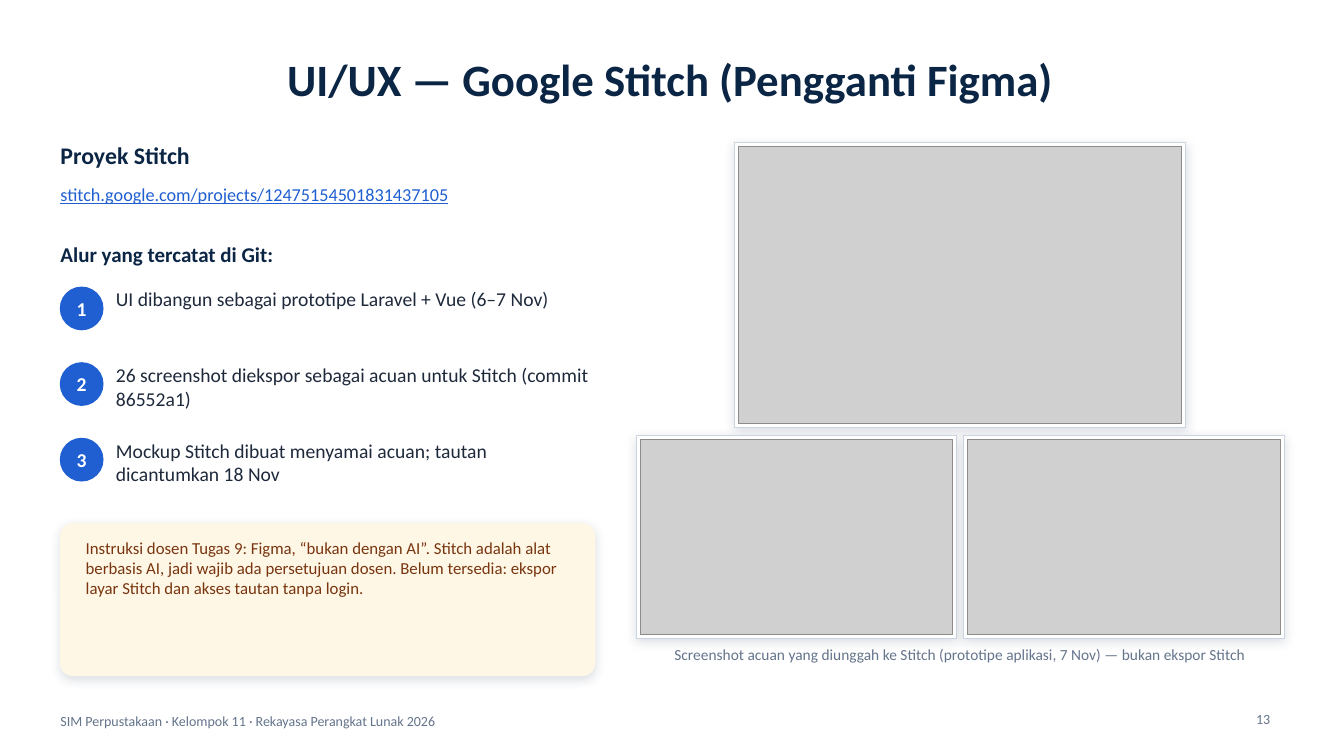
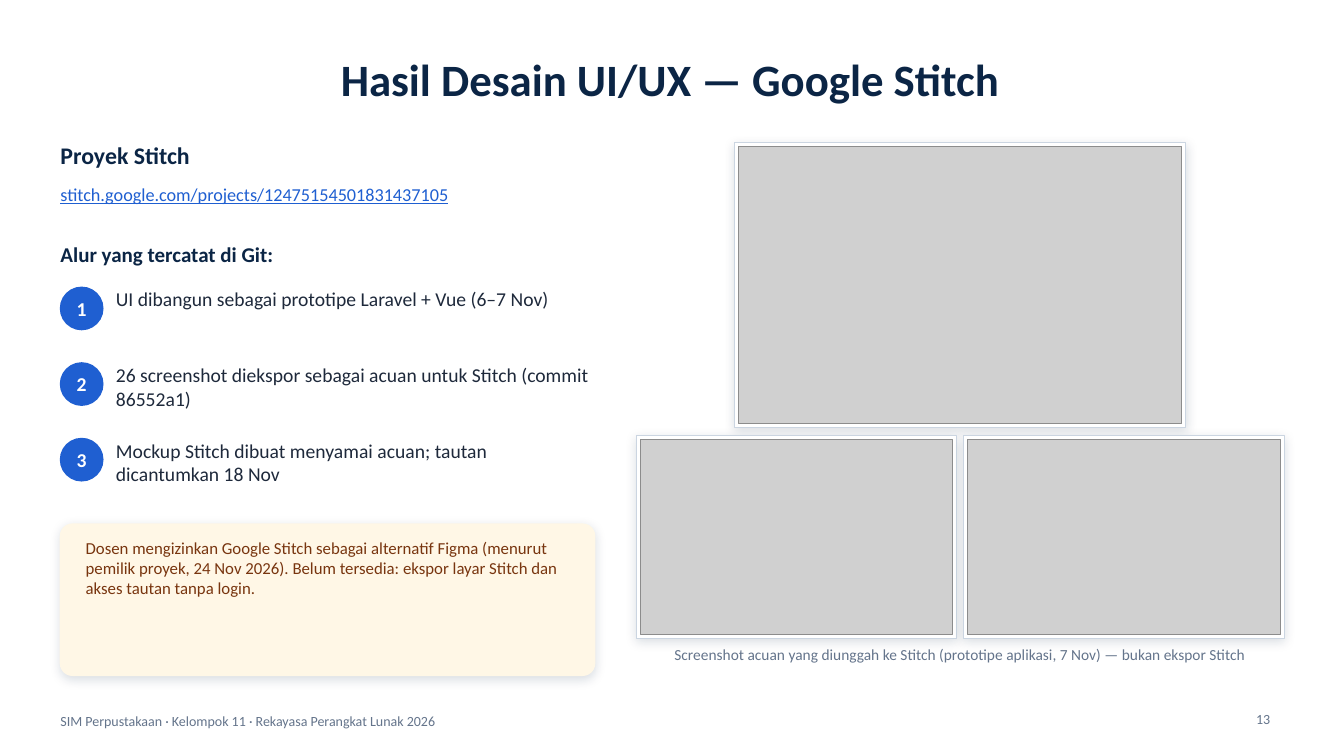
Before and after one commit to doni10102001/Kel-11---SIM-Perpustakaan---RPL-2026, a slide deck: slide 13 of docs/TUGAS-10-FINAL/10-PRESENTASI/SIM_Perpustakaan_Kelompok_11_Final.pptx. Drawn at 1344x756 pixels with LibreOffice and Linux fonts; fonts in the diff are those of the drawing; grey boxes stand for pictures. Boxes give left, top, right and bottom in pixels: in the first picture for what was removed or moved away, otherwise in the second. Text is boxed around its words. In the diff, an @@ line names an element or a change of style, - is before the commit and + after.

```diff
--- a/docs/TUGAS-10-FINAL/10-PRESENTASI/SIM_Perpustakaan_Kelompok_11_Final.pptx
+++ b/docs/TUGAS-10-FINAL/10-PRESENTASI/SIM_Perpustakaan_Kelompok_11_Final.pptx
@@ title at (x1=341, y1=64, x2=999, y2=104): text changed @@
-UI/UX — Google Stitch (Pengganti Figma)
+Hasil Desain UI/UX — Google Stitch
@@ text at (x1=86, y1=542, x2=557, y2=597): text changed @@
-Instruksi dosen Tugas 9: Figma, “bukan dengan AI”. Stitch adalah alat berbasis AI, jadi wajib ada persetujuan dosen. Belum tersedia: ekspor layar Stitch dan akses tautan tanpa login.
+Dosen mengizinkan Google Stitch sebagai alternatif Figma (menurut pemilik proyek, 24 Nov 2026). Belum tersedia: ekspor layar Stitch dan akses tautan tanpa login.
```
Also in this commit, not shown: 2 other slides changed, 53 other files.
